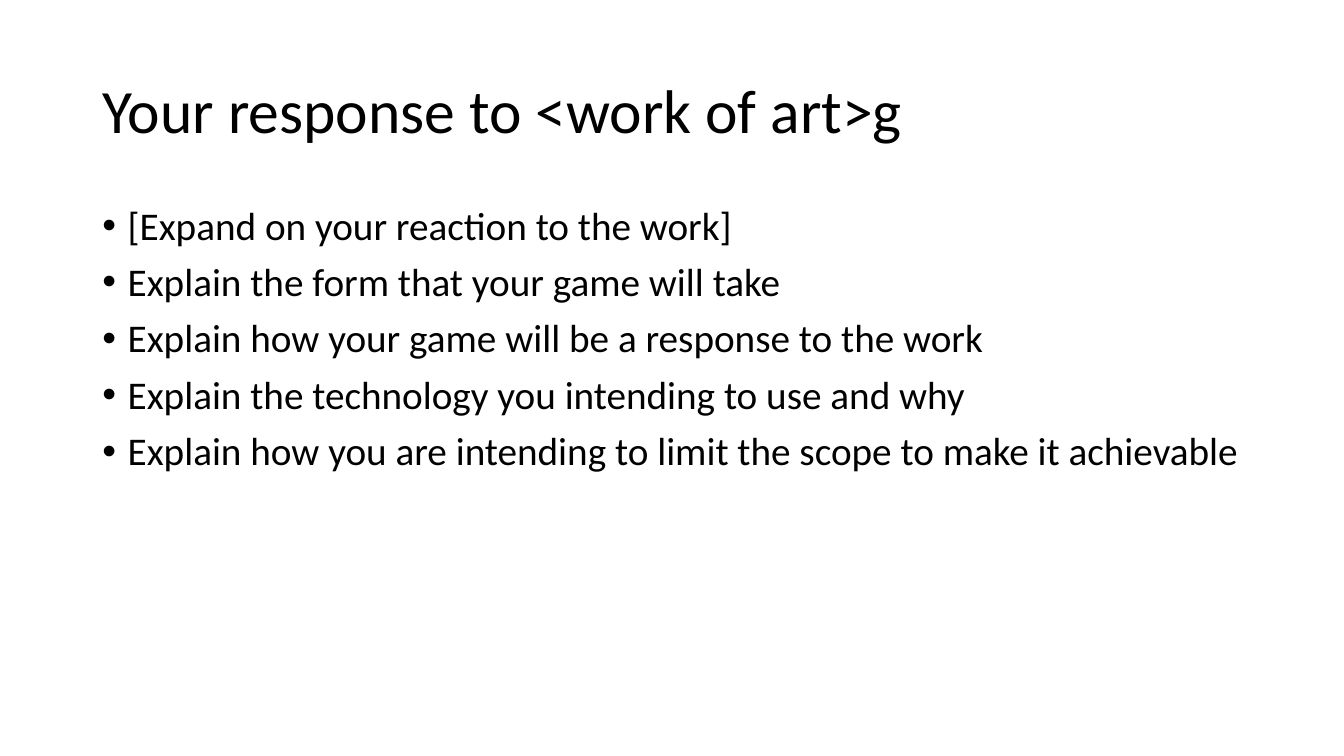
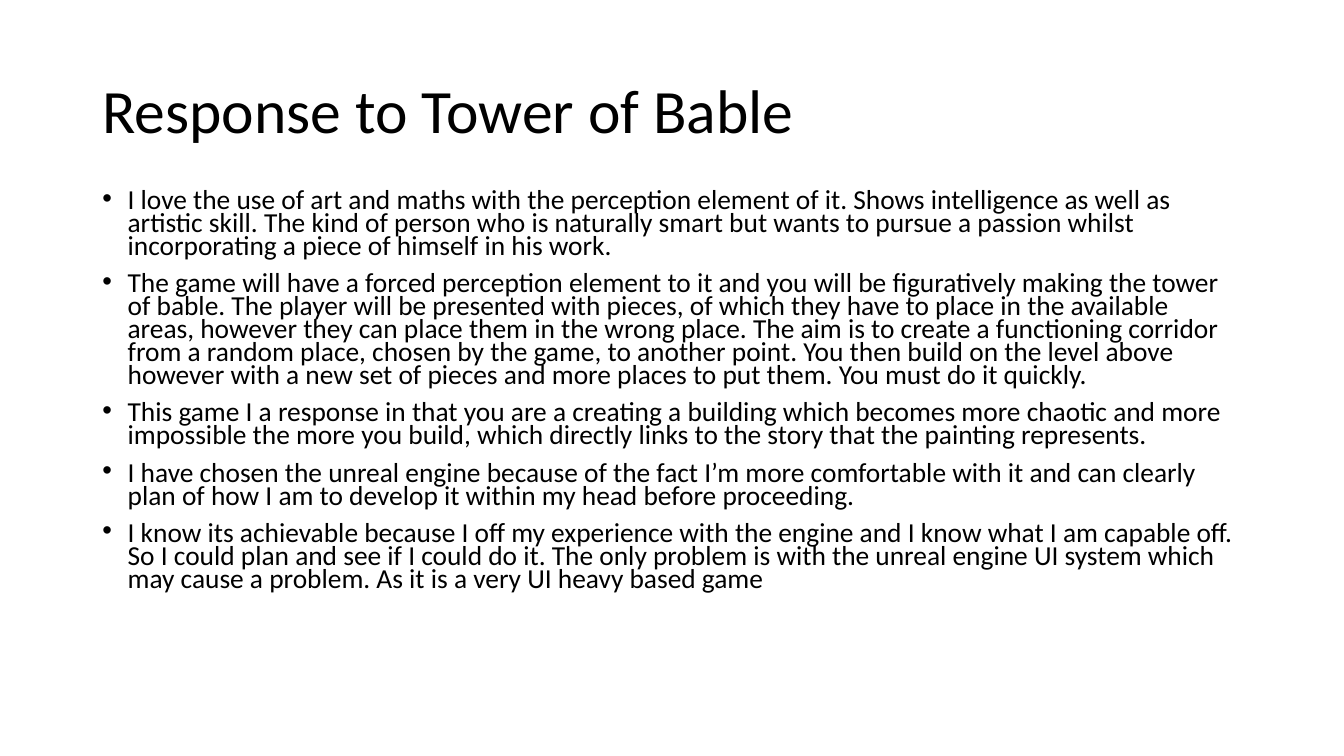
Before and after one commit to Mukkablue/Game-Theory, a slide deck: slide 4 of Presentation.pptx. Drawn at 1344x756 pixels with LibreOffice and Linux fonts; fonts in the diff are those of the drawing. Boxes give left, top, right and bottom in pixels: in the first picture for what was removed or moved away, otherwise in the second. Text is boxed around its words. In the diff, an @@ line names an element or a change of style, - is before the commit and + after.

```diff
--- a/Presentation.pptx
+++ b/Presentation.pptx
@@ title at [102,90,793,143]: text changed @@
-Your response to <work of art>g
+Response to Tower of Bable
@@ text at [128,190,1232,593]: text changed; size 28 to 19.6 pt @@
-• [Expand on your reaction to the work]
-• Explain the form that your game will take
-• Explain how your game will be a response to the work
-• Explain the technology you intending to use and why
-• Explain how you are intending to limit the scope to make it achievable
+• I love the use of art and maths with the perception element of it. Shows intelligence as well as artistic skill. The kind of person who is naturally smart but wants to pursue a passion whilst incorporating a piece of himself in his work.
+• The game will have a forced perception element to it and you will be figuratively making the tower of bable. The player will be presented with pieces, of which they have to place in the available areas, however they can place them in the wrong place. The aim is to create a functioning corridor from a random place, chosen by the game, to another point. You then build on the level above however with a new set of pieces and more places to put them. You must do it quickly.
+• This game I a response in that you are a creating a building which becomes more chaotic and more impossible the more you build, which directly links to the story that the painting represents.
+• I have chosen the unreal engine because of the fact I’m more comfortable with it and can clearly plan of how I am to develop it within my head before proceeding.
+• I know its achievable because I off my experience with the engine and I know what I am capable off. So I could plan and see if I could do it. The only problem is with the unreal engine UI system which may cause a problem. As it is a very UI heavy based game
```
Also in this commit, not shown: 6 other slides changed.
